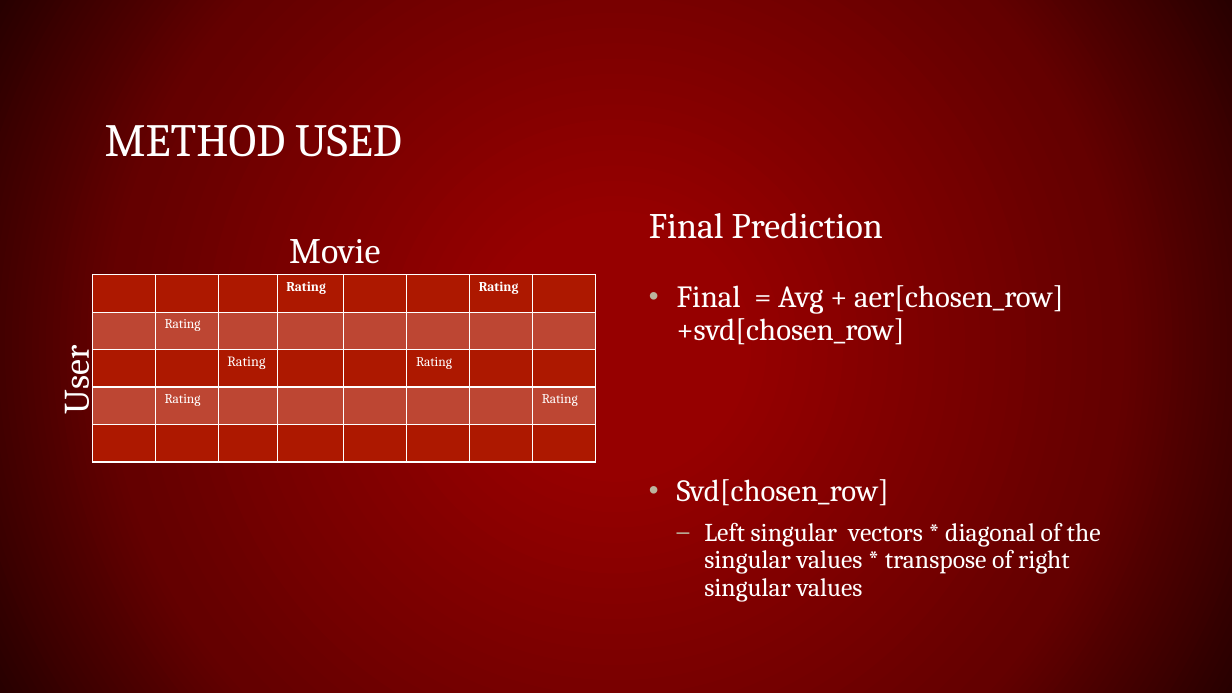
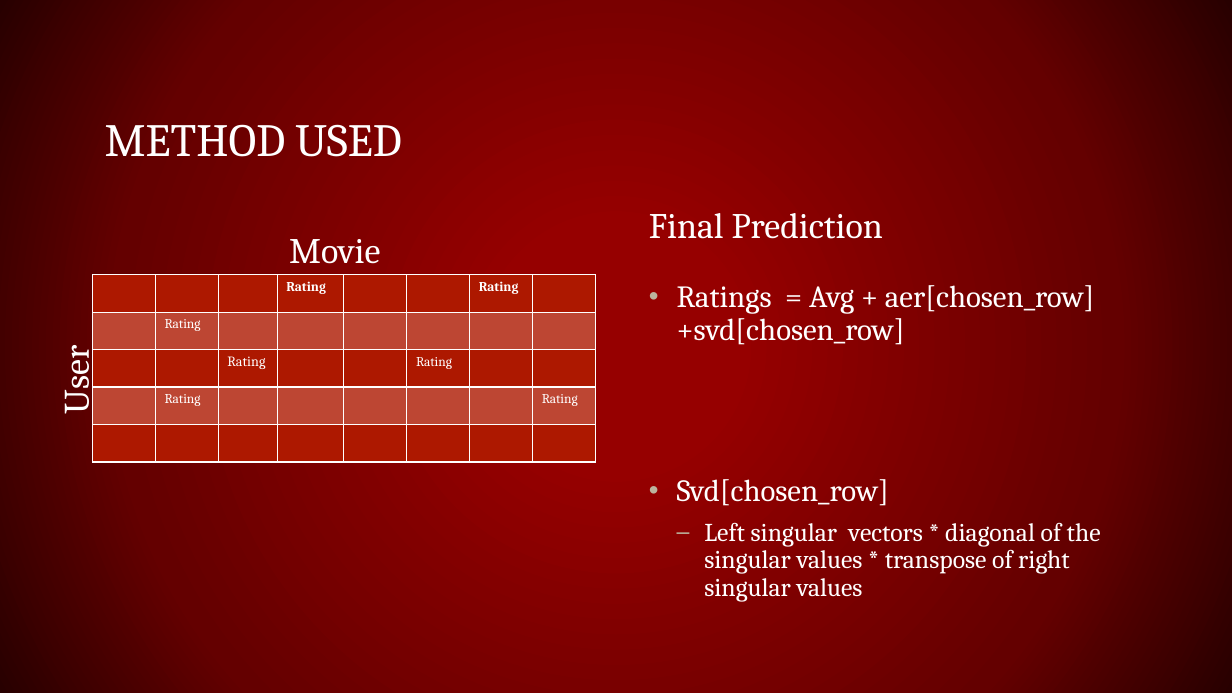
Before and after one commit to rwedoff/Recommendation-Systems-Project, a slide deck: slide 7 of Recommendation Systems.pptx. Drawn at 1232x693 pixels with LibreOffice and Linux fonts; fonts in the diff are those of the drawing. Boxes give left, top, right and bottom in pixels: in the first picture for what was removed or moved away, otherwise in the second. Text is boxed around its words. In the diff, an @@ line names an element or a change of style, - is before the commit and + after.

```diff
--- a/Recommendation Systems.pptx
+++ b/Recommendation Systems.pptx
@@ text at [677, 285, 1095, 345]: text changed @@
-• Final = Avg + aer[chosen_row] +svd[chosen_row]
+• Ratings = Avg + aer[chosen_row] +svd[chosen_row]
```
Also in this commit, not shown: 7 other slides changed, 4 slides added, 3 other files.
